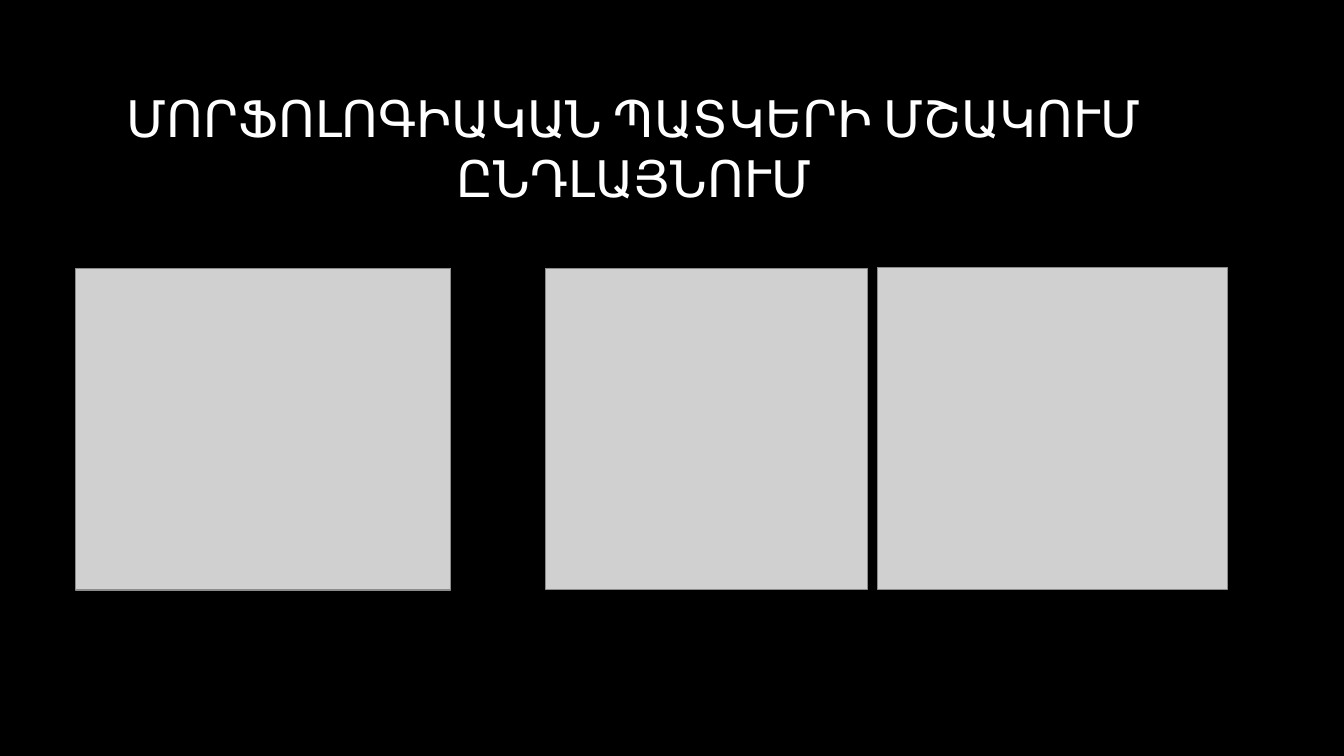
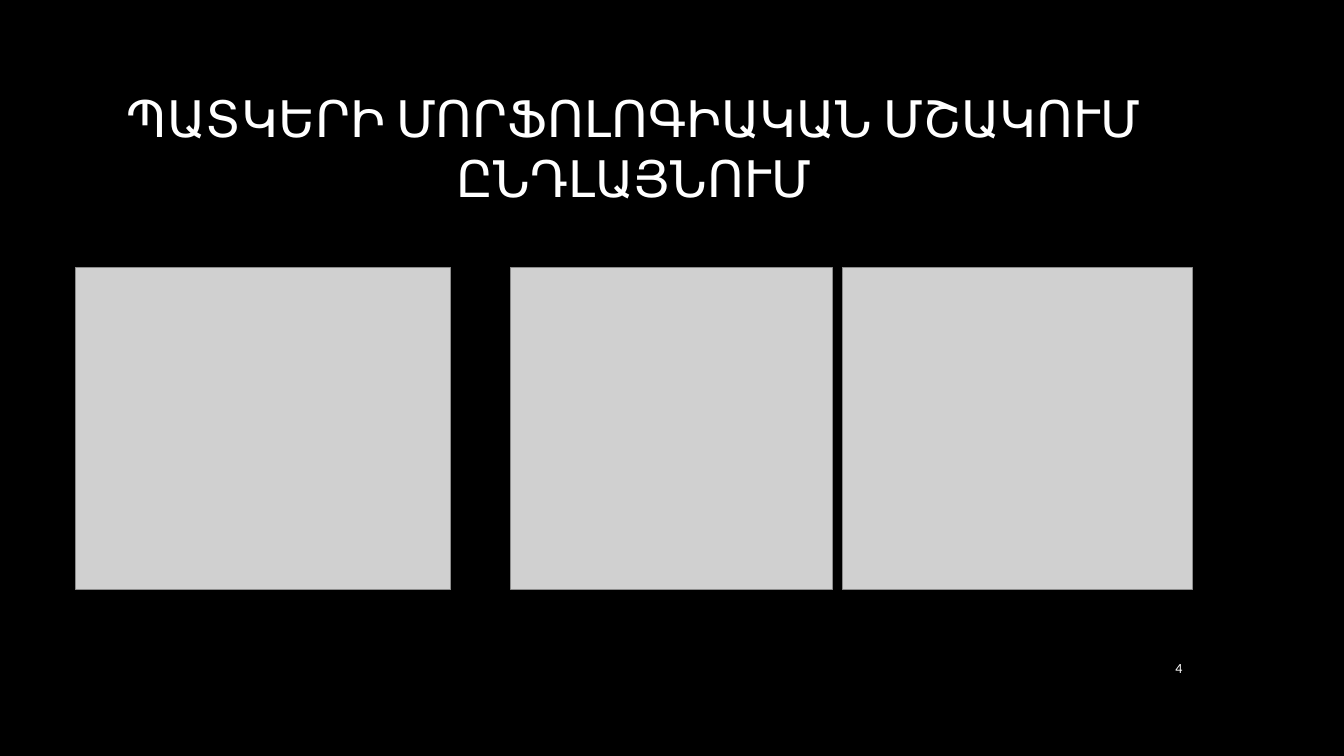
Before and after one commit to CGevorg/OpenKrypton, a slide deck: slide 4 of presentation/Presentation.pptx. Drawn at 1344x756 pixels with LibreOffice and Linux fonts; fonts in the diff are those of the drawing; grey boxes stand for pictures; background and template pictures are left out. Boxes give left, top, right and bottom in pixels: in the first picture for what was removed or moved away, otherwise in the second. Text is boxed around its words. In the diff, an @@ line names an element or a change of style, - is before the commit and + after.

```diff
--- a/presentation/Presentation.pptx
+++ b/presentation/Presentation.pptx
@@ title at (127, 99, 1140, 199): text changed @@
-ՄՈՐՖՈԼՈԳԻԱԿԱՆ ՊԱՏԿԵՐԻ ՄՇԱԿՈՒՄ ԸՆԴԼԱՅՆՈՒՄ
+ՊԱՏԿԵՐԻ ՄՈՐՖՈԼՈԳԻԱԿԱՆ ՄՇԱԿՈՒՄ ԸՆԴԼԱՅՆՈՒՄ
@@ picture: place and size @@
-picture at (546, 268, 868, 590)
+picture at (511, 268, 833, 590)
@@ picture: place and size @@
-picture at (878, 267, 1228, 589)
+picture at (843, 267, 1193, 589)
@@ page number added at (1175, 664, 1182, 673), 10 pt, text #FFFFFF @@
+4
```
Also in this commit, not shown: 15 other slides changed, 2 slides added, 1 slide removed.
